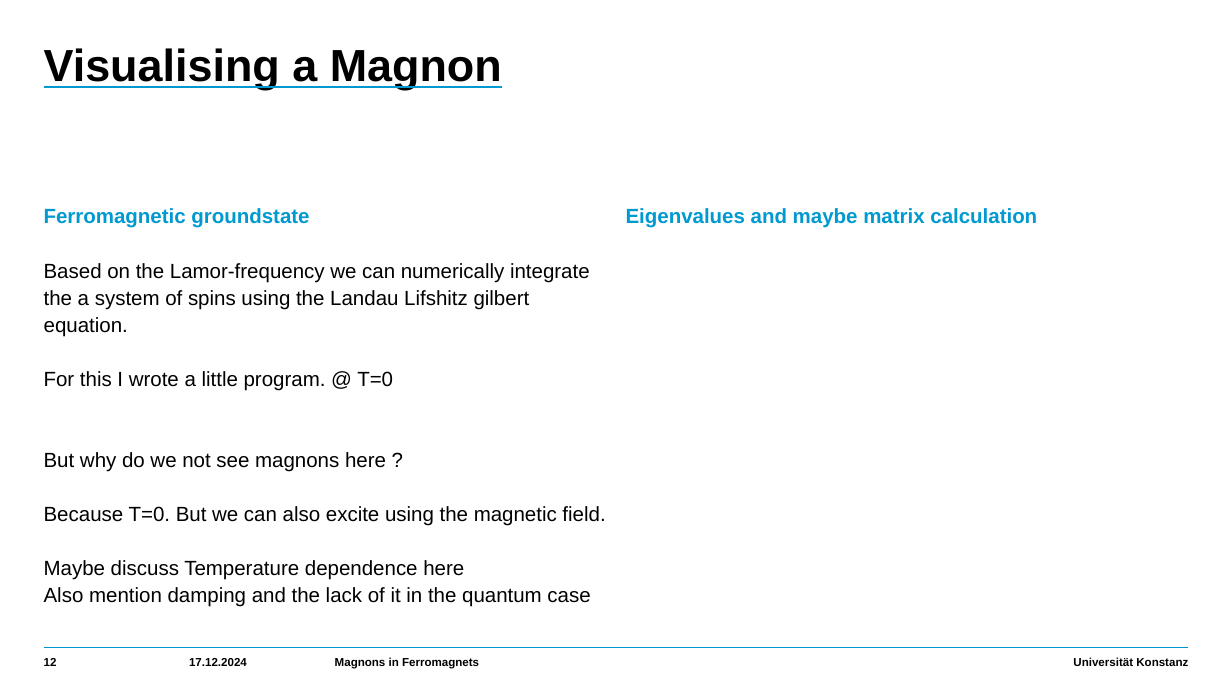
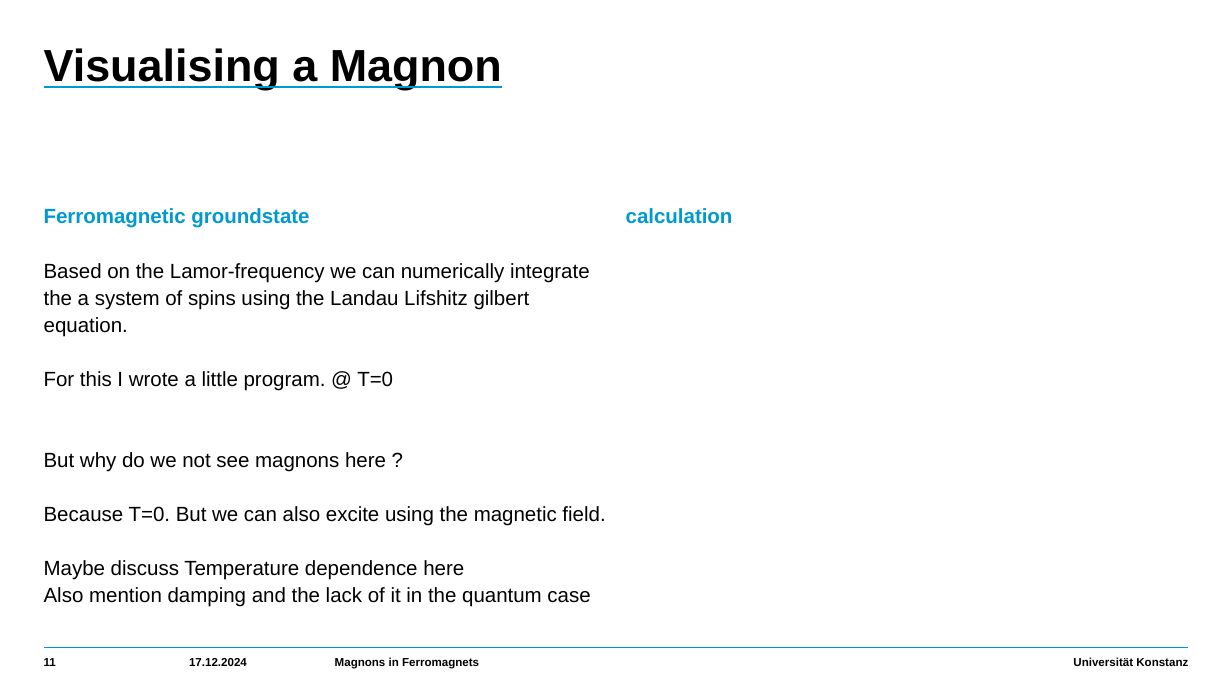
Before and after one commit to HolykingJulex/SeminarSaM, a slide deck: slide 11 of Vortrag.pptx (slide 12 before the commit). Drawn at 1232x693 pixels with LibreOffice and Linux fonts; fonts in the diff are those of the drawing. Boxes give left, top, right and bottom in pixels: in the first picture for what was removed or moved away, otherwise in the second. Text is boxed around its words. In the diff, an @@ line names an element or a change of style, - is before the commit and + after.

```diff
--- a/Vortrag.pptx
+++ b/Vortrag.pptx
@@ text at (x1=626, y1=208, x2=733, y2=224): text changed @@
-Eigenvalues and maybe matrix calculation
+calculation
@@ page number at (x1=44, y1=658, x2=56, y2=666): text changed @@
-12
+11
```
Also in this commit, not shown: 12 other slides changed, 1 slide added.
